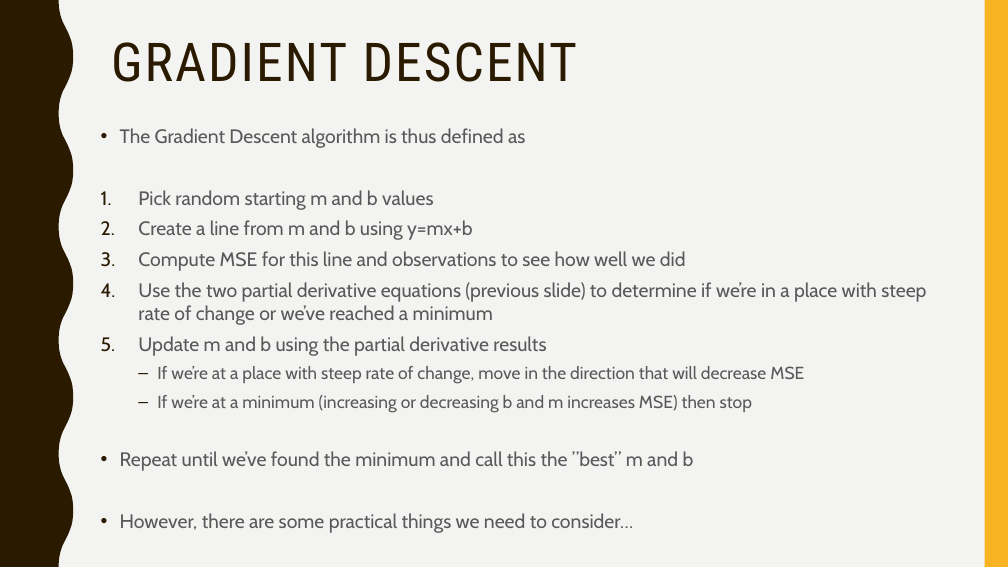
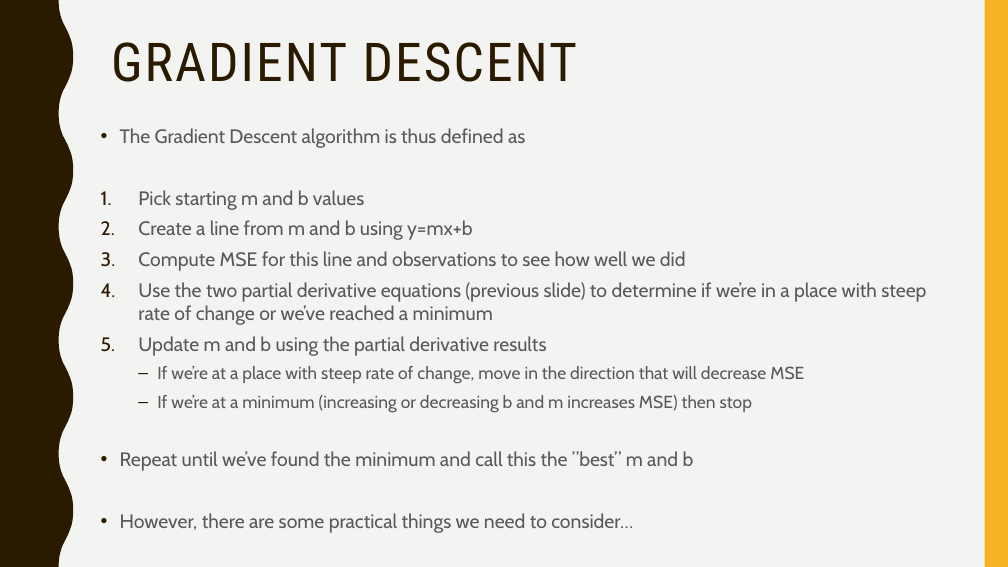
Before and after one commit to narock/scientific_computing_course, a slide deck: slide 12 of 07_Gradient_Descent/07_Gradient_Descent.pptx. Drawn at 1008x567 pixels with LibreOffice and Linux fonts; fonts in the diff are those of the drawing. Boxes give left, top, right and bottom in pixels: in the first picture for what was removed or moved away, otherwise in the second. Text is boxed around its words. In the diff, an @@ line names an element or a change of style, - is before the commit and + after.

```diff
--- a/07_Gradient_Descent/07_Gradient_Descent.pptx
+++ b/07_Gradient_Descent/07_Gradient_Descent.pptx
@@ text at box(138, 190, 365, 210): text changed @@
-1. Pick random starting m and b values
+1. Pick starting m and b values
```
Also in this commit, not shown: 1 other slide changed, 54 other files.
